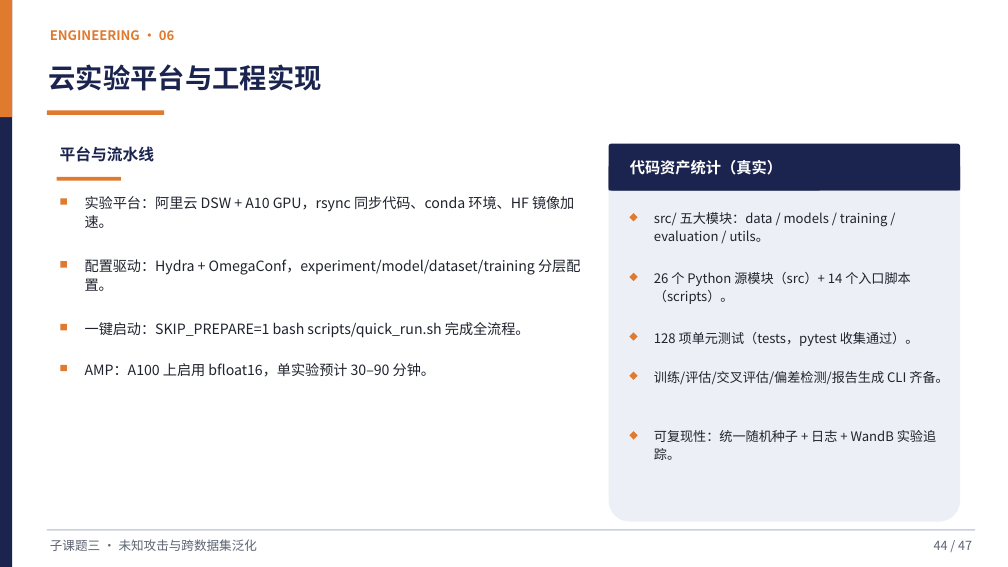
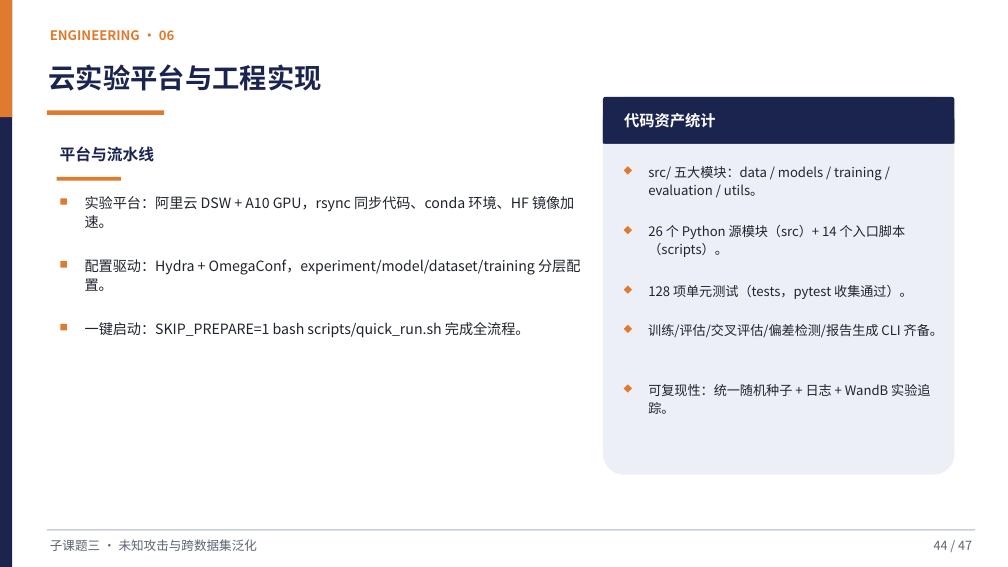
Before and after one commit to Yihuai-Zhang/learngit, a slide deck: slide 43 of 子课题三答辩-未知攻击与跨数据集泛化.pptx (slide 44 before the commit). Drawn at 1008x567 pixels with LibreOffice and Linux fonts; fonts in the diff are those of the drawing. Boxes give left, top, right and bottom in pixels: in the first picture for what was removed or moved away, otherwise in the second. Text is boxed around its words. In the diff, an @@ line names an element or a change of style, - is before the commit and + after.

```diff
--- a/子课题三答辩-未知攻击与跨数据集泛化.pptx
+++ b/子课题三答辩-未知攻击与跨数据集泛化.pptx
@@ 5 diamonds, 4 texts, 2 rounded rectangles, 1 rectangle: place and size @@
-5 diamonds, 4 texts, 2 rounded rectangles, 1 rectangle at [609, 144, 960, 522]
+5 diamonds, 4 texts, 2 rounded rectangles, 1 rectangle at [603, 97, 954, 475]
@@ text at [624, 113, 715, 128]: text changed @@
-代码资产统计（真实）
+代码资产统计
@@ text "训练/评估/交叉评估/偏差检测/报告生成 CLI 齐备。": place and size @@
-text "训练/评估/交叉评估/偏差检测/报告生成 CLI 齐备。" at [654, 371, 948, 385]
+text "训练/评估/交叉评估/偏差检测/报告生成 CLI 齐备。" at [648, 324, 943, 338]
@@ rectangle removed at [60, 365, 67, 372] @@
@@ text removed at [85, 363, 435, 377] @@
-AMP：A100 上启用 bfloat16，单实验预计 30–90 分钟。
```
Also in this commit, not shown: 30 other slides changed, 1 slide added, 3 slides removed, 2 other files.
